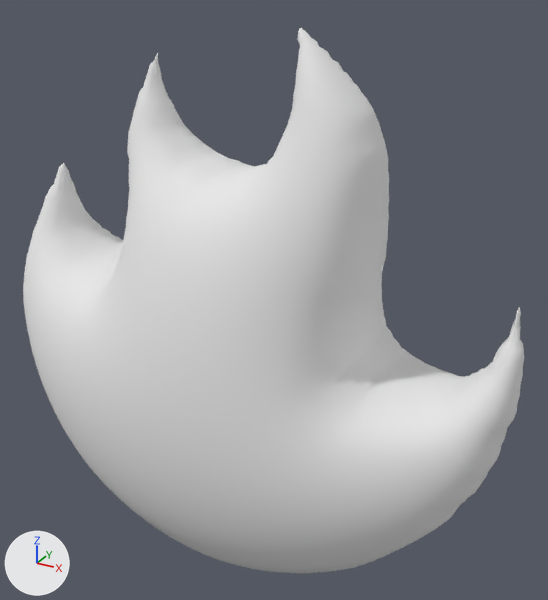
The OBJ model modeling/png2obj/fire.obj, before and after one commit.
Both versions are drawn from a 50 mm lens placed at (1.226, -2.04, 1.073), pointed at (0.07, 0.061, 0.022). The lights are fixed; the arrows at lower left show +X, +Y and +Z. Where no turn or scale is listed for an object, it has been applied to the vertices.

Script lines for the objects in view, before the commit:
```python
mat_default_obj = principled_material('Default_OBJ')
mat_default_obj.base_color = (0.8, 0.8, 0.8)  # white #e7e7e7
mat_default_obj.roughness = 1.0
me_fire = bpy.data.meshes.new('fire')
me_fire.from_pydata(...)  # 4557 vertices, 9108 faces; spans x -0.93..0.93, y -0.47..0.47, z -0.96..0.92
me_fire.materials.append(mat_default_obj)  # white #e7e7e7
ob_fire = bpy.data.objects.new('fire', me_fire)
ob_fire.location = (0.0, 0.0, 0.0)
```
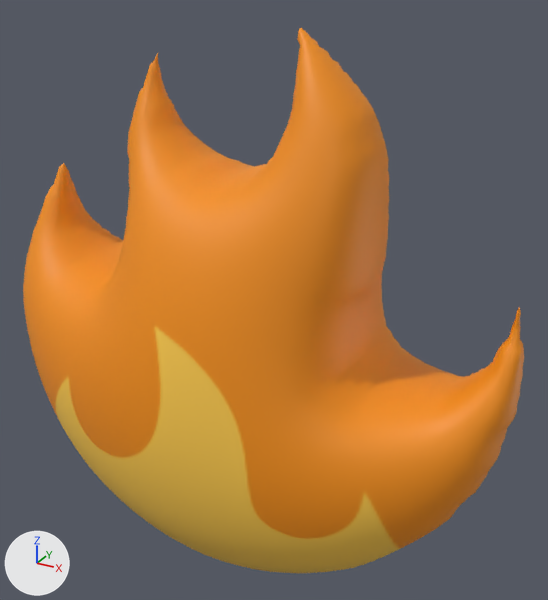
Where the change shows, as pixel boxes (x1, y1, x2, y2) in the pictures (548 x 600 px):
```json
{"object": "fire", "change": "surface changed", "before": [23, 28, 524, 573], "after": [23, 28, 524, 573], "on screen": "white to orange"}
```

Edits to the scene script, one JSON object a line:
```json
{"op": "add", "block": "img_fire_texture_png", "code": ["img_fire_texture_png = load_image('fire_texture.png', 'fire_texture.png', 256, 256, 'sRGB')"]}
{"op": "remove", "block": "mat_default_obj", "code": "mat_default_obj.base_color = (0.8, 0.8, 0.8)  # white #e7e7e7"}
{"op": "add", "block": "mat_default_obj", "code": "mat_default_obj.texture = img_fire_texture_png"}
{"op": "set", "path": "mat_default_obj.roughness", "old": "1.0", "new": "0.553"}
```
